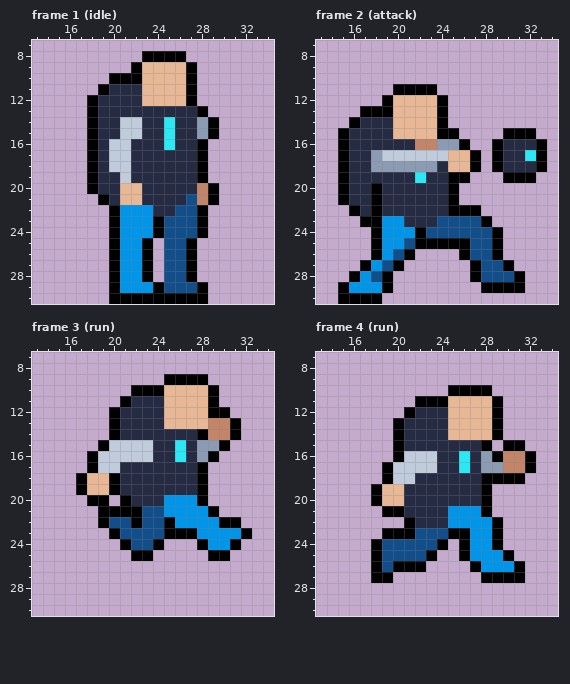
Pixel-art file -- src/art/player.aseprite. Above: the version before the commit.
50x31 pixels, 10 frames. Shown: frame 1 (idle): x 13..34, y 7..30; frame 2 (attack): x 13..34, y 7..30; frame 3 (run): x 13..34, y 7..30; frame 4 (run): x 13..34, y 7..30. The commit also changed other frames, which this record leaves out.
After the commit:
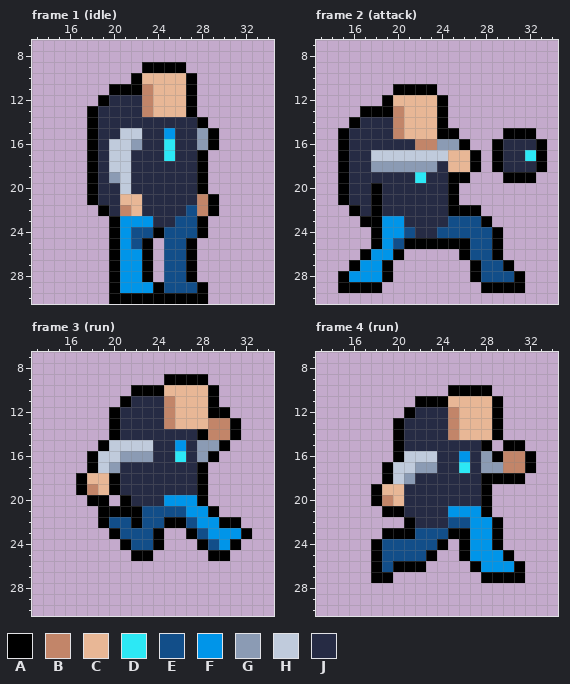
Palette (. is transparent): A #000000  B #c28569  C #e8b796  D #2ce8f5  E #124e89  F #0095e9  G #8b9bb4  H #c0cbdc  J #262b44
The edit:
Frame 1 (idle), layer "reference Copy":
y 8: x 23..26 AAAA -> ....
y 9: x 22..27 ACCCCA -> .AAAA.
y 10: x 20..21 AA -> ..
y 11: x 19..23 AJJJC -> .AAAB
y 12: x 18..19 AJ -> .A; x 23 C -> B
y 13: x 23..28 JJJJJA -> BCCCA.
y 14: x 21..22 HH -> JJ; x 25 D -> J; x 28..29 GA -> A.
y 15: x 25 D -> F
y 16: x 22 J -> G; x 28..29 A. -> GA
y 17: x 25 J -> D
y 19: x 20 J -> G
y 20: x 21..22 CC -> HJ; x 28..29 BA -> A.
y 21: x 18..19 .A -> AJ; x 27 E -> J
y 22: x 19..23 .AFFF -> AJBCJ; x 26 E -> J; x 28..29 A. -> BA
y 23: x 24..25 AE -> JJ
y 24: x 22..23 FF -> EE
y 25: x 22 F -> E
Frame 2 (attack), layer "reference Copy":
y 13..15: x 20 C -> B
y 17: x 18 G -> H
y 23: x 24 E -> J
y 24: x 21..23 FAE -> EJJ
y 25: x 20..21 FE -> EA
y 26: x 17..18 .A -> AF; x 20..21 EA -> A.
y 27: x 16..17 .A -> AF; x 19..20 EA -> A.
y 28: x 15..16 .A -> AF; x 18 E -> F
y 29: x 16..19 FFFA -> AAA.
y 30: x 15..18 AAAA -> ....
Frame 3 (run), layer "reference Copy":
y 11..13: x 25 C -> B
y 15: x 26 D -> F
y 16: x 21..23 HHH -> GGG
y 17: x 20 H -> G
y 19: x 18 C -> B
y 21: x 25..26 FF -> EE
y 22: x 26..27 FF -> AE
y 23: x 24..26 EAA -> A..; x 28 F -> E
y 24: x 29 F -> E
Frame 4 (run), layer "reference Copy":
y 12..14: x 25 C -> B
y 16: x 26 D -> F
y 17: x 22..23 HH -> GG
y 18: x 21 H -> G
y 20: x 19 C -> B
y 22: x 25..26 FF -> EE
Pixel boxes of the changes (left, top, right, bottom) in both pictures:
changed: (87, 51, 219, 249)
changed: (371, 106, 404, 161)
changed: (338, 216, 448, 304)
changed: (87, 396, 219, 550)
changed: (382, 407, 470, 506)
changed: (448, 517, 470, 528)
